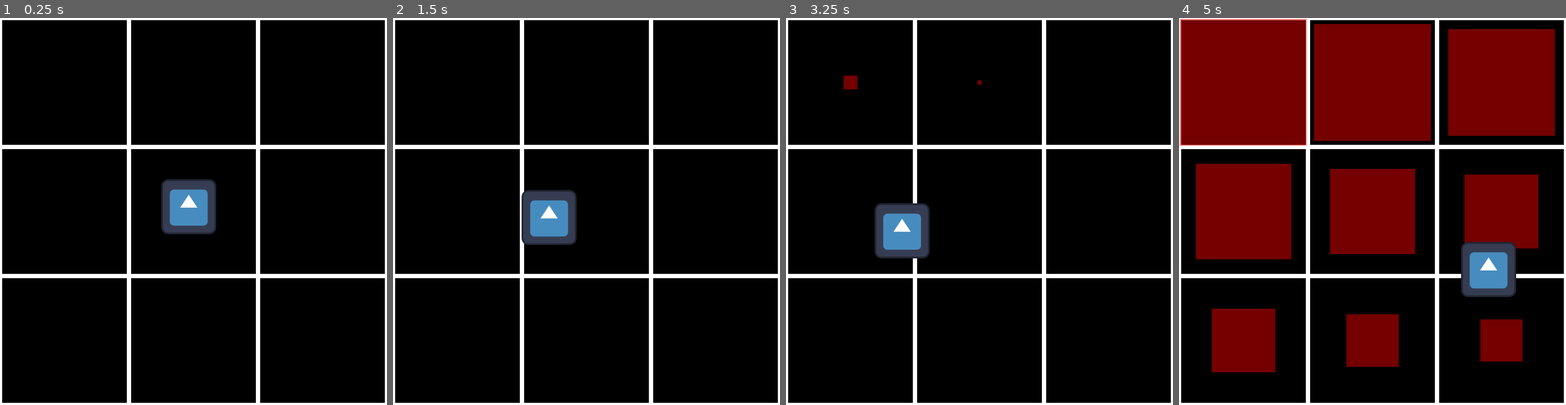
Above: before the commit, frames 1-4 (left to right).
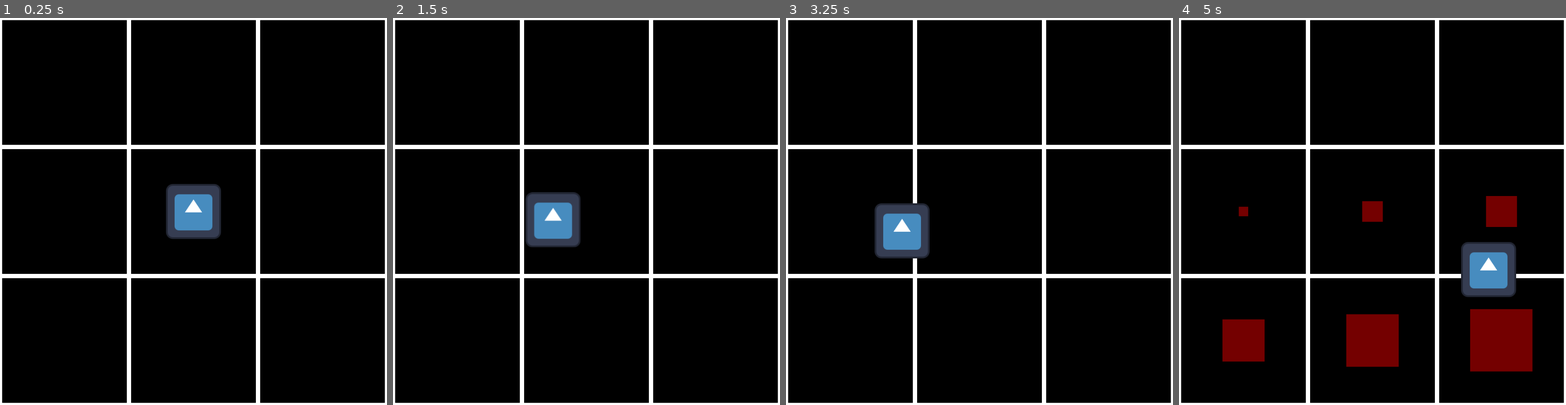
Above: after the commit, the same moments.

Repository: juehki/TileMech
Game: Godot game, scene res://scenes/main/main.tscn
Two runs of this game, one before a commit and one after it. Both use one fixed random seed, a clock stepped at 60 frames per second and the inputs below. The engine's default icon, where the game draws it, is replaced by a stand-in: a white triangle on a blue panel in a dark square.
Inputs (mouse positions are in pixels of both pictures, inside the frame that each line leads up to):
- Up to frame 1 (0.25 s): no input
- Up to frame 2 (1.5 s): tap Enter at 0.5 s; move the mouse to (671, 192) at 0.52 s; press the mouse at (671, 192) at 0.53 s; tap Space at 1.25 s; move the mouse to (509, 230) at 1.27 s; release the mouse at (509, 230) at 1.28 s; right-click (509, 230) at 1.35 s
- Up to frame 3 (3.25 s): click (902, 230) at 1.55 s; tap Enter at 2 s; move the mouse to (1018, 126) at 2.02 s; press the mouse at (1018, 126) at 2.03 s; tap Space at 2.75 s; move the mouse to (960, 288) at 2.77 s; release the mouse at (960, 288) at 2.78 s; click (960, 288) at 2.85 s
- Up to frame 4 (5 s): move the mouse to (1488, 269) at 3.52 s; press the mouse at (1488, 269) at 3.53 s; right-click (1488, 269) at 3.6 s; move the mouse to (1256, 153) at 4.27 s; release the mouse at (1256, 153) at 4.28 s; click (1256, 153) at 4.35 s

The runs differ from the first frame. In frame 1, 1.4% of the frame differs, in the area x 41-58%, y 41-58%; in frame 2, 1.0%; in frame 3, 0.1%; in frame 4, 44%, in the area x 0-98%, y 0-92%.

Commit message:
added game over

Diff:
--- /dev/null
+++ b/assets/labelCenter67px.tres
@@ -0,0 +1,4 @@
+[gd_resource type="LabelSettings" format=3 uid="uid://csqnpjkicn3e4"]
+
+[resource]
+font_size = 67
--- /dev/null
+++ b/globals/SignalHub.gd
@@ -0,0 +1,6 @@
+extends Node
+
+signal playerDied
+
+func emit_on_player_death() -> void:
+	playerDied.emit()
--- a/project.godot
+++ b/project.godot
@@ -15,6 +15,10 @@
 config/features=PackedStringArray("4.5", "Mobile")
 config/icon="res://icon.svg"
 
+[autoload]
+
+SignalHub="*res://globals/SignalHub.gd"
+
 [display]
 
 window/size/viewport_width=900
@@ -27,6 +31,11 @@
 "events": [Object(InputEventMouseButton,"resource_local_to_scene":false,"resource_name":"","device":-1,"window_id":0,"a …(257 unchanged characters)…
 ]
 }
+lclick={
+"deadzone": 0.2,
+"events": [Object(InputEventMouseButton,"resource_local_to_scene":false,"resource_name":"","device":-1,"window_id":0,"alt_pressed":false,"shift_pressed":false,"ctrl_pressed":false,"meta_pressed":false,"button_mask":1,"position":Vector2(411, 18),"global_position":Vector2(423, 78),"factor":1.0,"button_index":1,"canceled":false,"pressed":true,"double_click":false,"script":null)
+]
+}
 
 [rendering]
 
--- /dev/null
+++ b/scenes/game_ui/game_ui.gd
@@ -0,0 +1,19 @@
+extends Control
+@onready var game_over_label: Label = $GameOverLabel
+
+
+# Called when the node enters the scene tree for the first time.
+func _ready() -> void:
+	pass # Replace with function body.
+
+
+# Called every frame. 'delta' is the elapsed time since the previous frame.
+func _process(delta: float) -> void:
+	pass
+
+func _unhandled_input(event: InputEvent) -> void:
+	if event.is_action_pressed("lclick"):
+		print("leftclick ", event)
+
+func showGameOver() -> void:
+	game_over_label.show()
--- /dev/null
+++ b/scenes/game_ui/game_ui.tscn
@@ -0,0 +1,53 @@
+[gd_scene load_steps=3 format=3 uid="uid://bgtlv8bwam75s"]
+
+[ext_resource type="Script" uid="uid://bndfxcf14mhld" path="res://scenes/game_ui/game_ui.gd" id="1_1i64n"]
+[ext_resource type="LabelSettings" uid="uid://csqnpjkicn3e4" path="res://assets/labelCenter67px.tres" id="1_sq0em"]
+
+[node name="GameUI" type="Control"]
+layout_mode = 3
+anchors_preset = 15
+anchor_right = 1.0
+anchor_bottom = 1.0
+grow_horizontal = 2
+grow_vertical = 2
+script = ExtResource("1_1i64n")
+
+[node name="ContinueLabel" type="Label" parent="."]
+visible = false
+layout_mode = 1
+anchors_preset = 8
+anchor_left = 0.5
+anchor_top = 0.5
+anchor_right = 0.5
+anchor_bottom = 0.5
+offset_left = -35.5
+offset_top = -24.5
+offset_right = 35.5
+offset_bottom = 24.5
+grow_horizontal = 2
+grow_vertical = 2
+text = "Left Click
+to Start"
+label_settings = ExtResource("1_sq0em")
+horizontal_alignment = 1
+
+[node name="GameOverLabel" type="Label" parent="."]
+visible = false
+layout_mode = 1
+anchors_preset = 8
+anchor_left = 0.5
+anchor_top = 0.5
+anchor_right = 0.5
+anchor_bottom = 0.5
+offset_left = -43.5
+offset_top = -11.5
+offset_right = 43.5
+offset_bottom = 11.5
+grow_horizontal = 2
+grow_vertical = 2
+text = "Game Over"
+label_settings = ExtResource("1_sq0em")
+horizontal_alignment = 1
+
+[node name="Timer" type="Timer" parent="."]
+wait_time = 3.0
--- a/scenes/main/main.gd
+++ b/scenes/main/main.gd
@@ -1,6 +1,8 @@
 extends Node2D
 
 @onready var tiles: Node2D = $Tiles
+@onready var game_ui: Control = $CanvasLayer/GameUI
+const MAIN = preload("uid://blm4wcelkrm57")
 
 var tileArray: Array
 var exploFuncArr: Array[Callable] = [
@@ -17,6 +19,17 @@
 	for tile in tileArray:
 		tile.tileId = idCounter
 		idCounter += 1
+
+func _enter_tree() -> void:
+	SignalHub.playerDied.connect(_on_player_died)
+
+func _on_player_died() -> void:
+	print('player died')
+	game_ui.showGameOver()
+	get_tree().paused = true
+	await get_tree().create_timer(3).timeout
+	get_tree().paused = false
+	get_tree().change_scene_to_packed(MAIN)
 
 func _on_skill_timer_timeout() -> void:
 	var random_func: Callable = exploFuncArr.pick_random()
--- a/scenes/main/main.tscn
+++ b/scenes/main/main.tscn
@@ -1,8 +1,9 @@
-[gd_scene load_steps=4 format=3 uid="uid://blm4wcelkrm57"]
+[gd_scene load_steps=5 format=3 uid="uid://blm4wcelkrm57"]
 
 [ext_resource type="Script" uid="uid://bk7057l6ubsta" path="res://scenes/main/main.gd" id="1_k2fmo"]
 [ext_resource type="PackedScene" uid="uid://crsfr0tlb1k21" path="res://scenes/tile/tile.tscn" id="2_iuonh"]
 [ext_resource type="PackedScene" uid="uid://c8uwhvyffqmke" path="res://scenes/player/player.tscn" id="3_k2fmo"]
+[ext_resource type="PackedScene" uid="uid://bgtlv8bwam75s" path="res://scenes/game_ui/game_ui.tscn" id="4_l3cfh"]
 
 [node name="Main" type="Node2D"]
 script = ExtResource("1_k2fmo")
@@ -37,12 +38,16 @@
 position = Vector2(750, 750)
 
 [node name="Player" parent="." instance=ExtResource("3_k2fmo")]
-position = Vector2(439, 439)
+position = Vector2(450, 450)
 
 [node name="SkillTimer" type="Timer" parent="."]
-wait_time = 3.0
+wait_time = 4.0
 autostart = true
 
 [node name="ConsecTimer" type="Timer" parent="."]
 
+[node name="CanvasLayer" type="CanvasLayer" parent="."]
+
+[node name="GameUI" parent="CanvasLayer" instance=ExtResource("4_l3cfh")]
+
 [connection signal="timeout" from="SkillTimer" to="." method="_on_skill_timer_timeout"]
--- a/scenes/tile/tile.gd
+++ b/scenes/tile/tile.gd
@@ -32,3 +32,4 @@
 	red_tile.hide()
 	if playerInside:
 		print('game over')
+		SignalHub.emit_on_player_death()
Not shown, added: globals/SignalHub.gd.uid
Not shown, added: index.apple-touch-icon.png.import
Not shown, added: index.icon.png.import
Not shown, added: index.png.import
Not shown, added: scenes/game_ui/game_ui.gd.uid
Not shown, changed: index.html
Not shown, changed: index.pck
